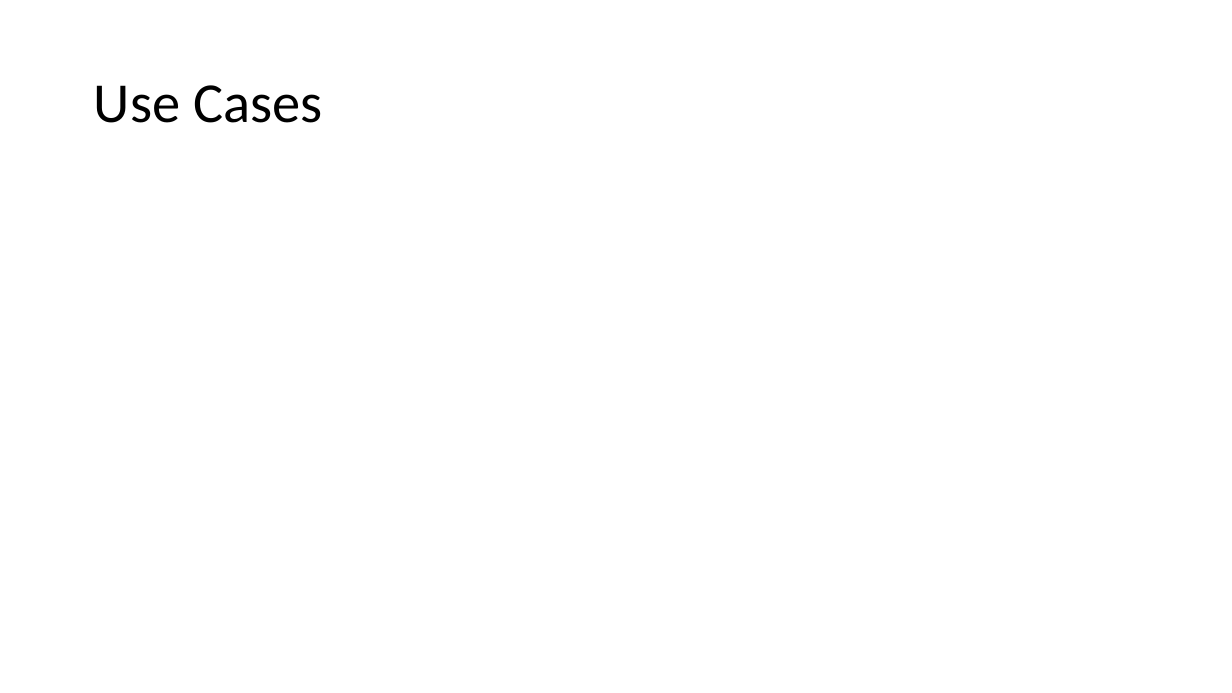
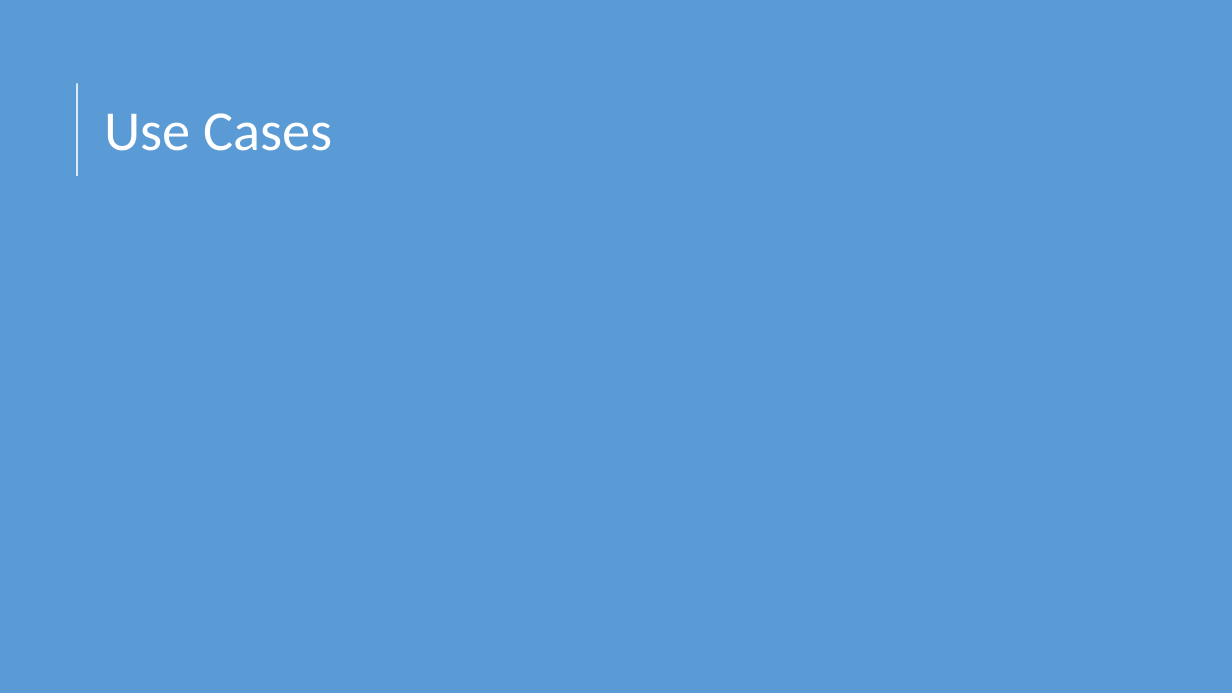
Before and after one commit to JordoCo/DXHack2016, a slide deck: slide 4 of Presentation/PhoneDump.pptx. Drawn at 1232x693 pixels with LibreOffice and Linux fonts; fonts in the diff are those of the drawing. Boxes give left, top, right and bottom in pixels: in the first picture for what was removed or moved away, otherwise in the second. Text is boxed around its words. In the diff, an @@ line names an element or a change of style, - is before the commit and + after.

Commit message:
Updated PowerPoint Deck
Changed theme, added problem statement slide and DevOps slide.

```diff
--- a/Presentation/PhoneDump.pptx
+++ b/Presentation/PhoneDump.pptx
@@ rectangle added at (x1=0, y1=0, x2=1232, y2=693), fill #5B9BD5 @@
@@ line added from (77, 176) to (77, 83), #FFFFFF 1.5 pt @@
@@ title "Use Cases" moved from (x1=94, y1=85, x2=322, y2=123) to (x1=105, y1=113, x2=333, y2=151) @@
@@ title "Use Cases" at (x1=105, y1=113, x2=333, y2=151): text colour #000000 to #FFFFFF @@
```
Also in this commit, not shown: 2 other slides changed, 1 slide added, 1 other file.
